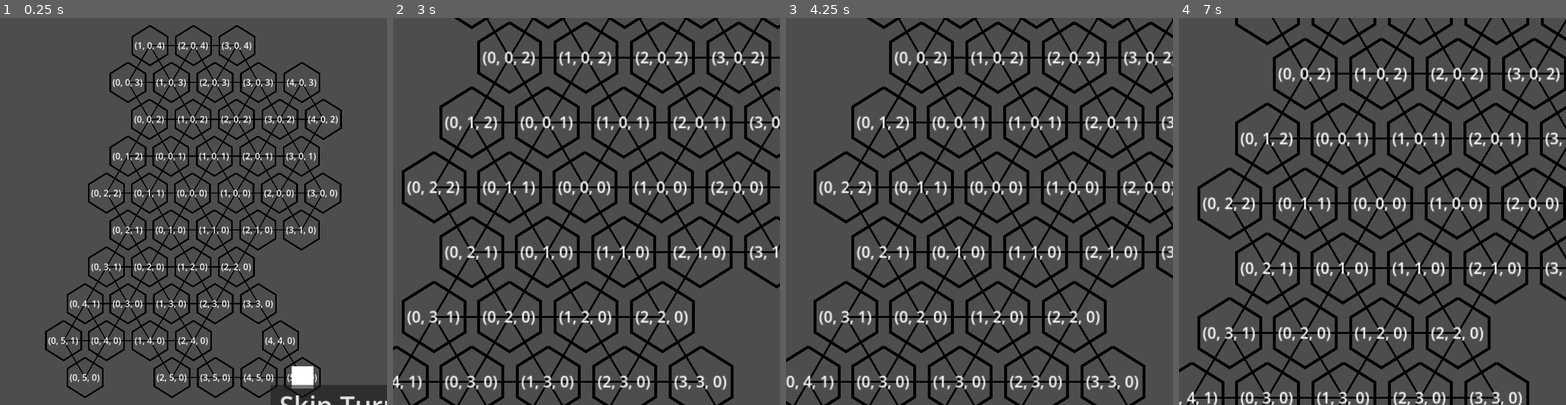
Above: before the commit, frames 1-4 (left to right).
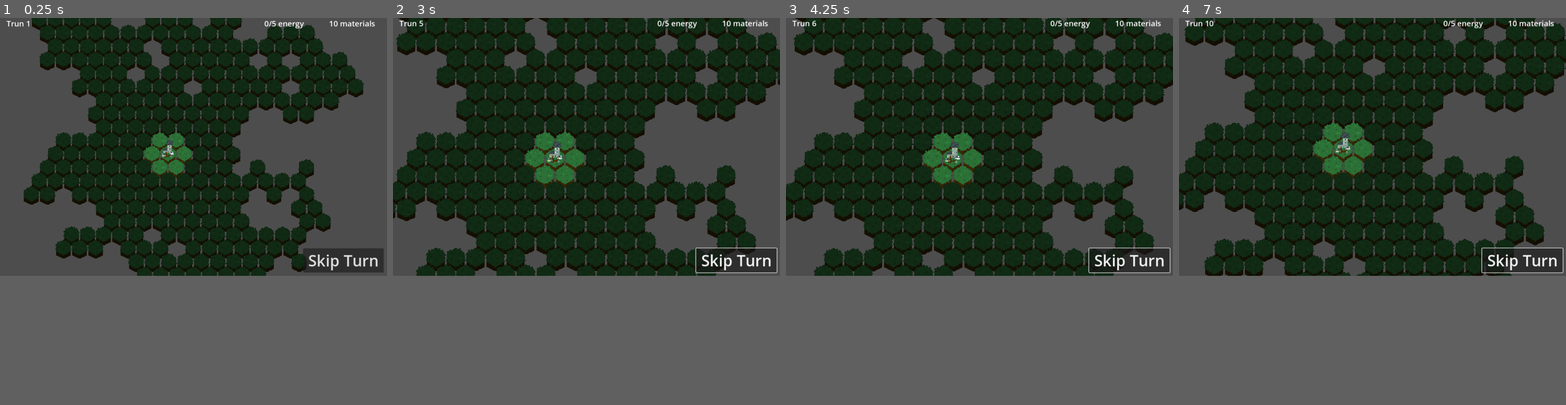
Above: after the commit, the same moments.

Repository: KlaimP/GameJam2.0
Game: Godot game, scene res://main.tscn
Two runs of this game, one before a commit and one after it. Both use one fixed random seed, a clock stepped at 60 frames per second and the inputs below.
Inputs (mouse positions are in pixels of both pictures, inside the frame that each line leads up to):
- Up to frame 1 (0.25 s): no input
- Up to frame 2 (3 s): click (737, 381) at 0.5 s, where only the run after the commit has a clickable "Skip Turn"; click (737, 381) at 1.25 s, where only the run after the commit has a clickable "Skip Turn"; click (737, 381) at 2 s, where only the run after the commit has a clickable "Skip Turn"; tap Enter at 2.75 s; move the mouse to (586, 192) at 2.77 s; tap Mouse wheel up (cam_zoom_in) at 2.85 s; click (586, 192) at 2.92 s
- Up to frame 3 (4.25 s): tap Mouse wheel down (cam_zoom_out) at 3.05, 3.6 s; tap Space at 3.5 s; move the mouse to (936, 192) at 3.52 s; click (936, 192) at 3.67 s; tap Mouse wheel up (cam_zoom_in) at 3.8 s
- Up to frame 4 (7 s): tap Enter at 4.25, 5.75 s; move the mouse to (1237, 188) at 4.27 s; tap Mouse wheel up (cam_zoom_in) at 4.35, 5.3, 6.8 s; click (1237, 188) at 4.42 s; tap Mouse wheel down (cam_zoom_out) at 4.55, 5.1, 6.05 s; tap Space at 5, 6.5 s; move the mouse to (1306, 157) at 5.02 s; click (1306, 157) at 5.17 s; move the mouse to (1318, 72) at 5.77 s; press the mouse at (1318, 72) at 5.78 s; move the mouse to (1349, 157) at 6.52 s; release the mouse at (1349, 157) at 6.53 s; right-click (1349, 157) at 6.6 s; click (1349, 157) at 6.67 s
In our replay, the window is 800x800 before the commit and 800x533 after it. These sizes can differ from the game's own. Grey fills any space a smaller window leaves; there, only what the larger window draws over its background counts as a difference.

The runs differ from the first frame. In frame 1, 44% of the frame differs, in the area x 1-100%, y 0-100%; in frame 2, 55%, in the area x 0-100%, y 0-100%; in frame 3, 55%; in frame 4, 55%.

Commit message:
я сделаль

Diff:
--- a/Dark.gd
+++ b/Dark.gd
@@ -7,6 +7,8 @@
 var darkPower: float = 0.5
 var futureInfectChance = 0.7
 var infectChance = 0.0
+
+var playedTurns = 0
 
 var infectedTiles: Array
 var futureInfectedTiles: Array
@@ -31,6 +33,8 @@
 
 
 func infect():
+	playedTurns += 1
+	darkPower += playedTurns%10 * 0.5
 	for tile in futureInfectedTiles:
 		if tile.lightPower < calculate_dark(tile):
 			if randf() < infectChance: continue
@@ -65,10 +69,14 @@
 	if tile.futureDark != null:
 		tile.futureDark.queue_free()
 		tile.futureDark = null
+	if tile.building != null:
+		tile.building.destroy()
+		tile.building = null
 	var infectedTile = darkScene.instantiate()
 	tile.add_child(infectedTile)
 	tile.dark = infectedTile
 	infectedTiles.append(tile)
+	tile.set_light(-1)
 
 func future_infect_tile(tile):
 	var infectedTile = futureDarkScene.instantiate()
--- /dev/null
+++ b/TurnLabel.gd
@@ -0,0 +1,7 @@
+extends Label
+
+func _ready():
+	EventBus.change_turn_label.connect(change_label)
+
+func change_label(value):
+	text = "Trun " + str(value)
--- a/camera.gd
+++ b/camera.gd
@@ -1,7 +1,7 @@
 extends Camera2D
 
 
-var zoomStep: float = 0.75
+var zoomStep: float = 0.9
 var zoomMax: float = 0.75
 var zoomMin: float = 2.0
 
@@ -16,7 +16,15 @@
 
 var zoomDefault: float = 1.5
 
-
+@onready var buttonSkipTurn: Button = $UI/SkipTurnButton
+@onready var labelEnegrgy: Label = $UI/Energy
+@onready var labelMaterial: Label = $UI/Materials
+@onready var labelTurn: Label = $UI/TurnLabel
+@onready var buildMenu = $"../BuildMenu"
+var buttonSkipTurnPos: Vector2 = Vector2(340, 315)
+var labelEnegrgyPos: Vector2 = Vector2(220, -400)
+var labelMaterialPos: Vector2 = Vector2(420, -400)
+var labelTurnPos: Vector2 = Vector2(-580, -400)
 
 
 
@@ -25,6 +33,18 @@
 	EventBus.calculate_edges.connect(set_edges)
 	check_position()
 
+
+func set_ui():
+	var backZoom = Vector2(1/zoom.x, 1/zoom.y)
+	buildMenu.scale = backZoom
+	buttonSkipTurn.scale = backZoom
+	buttonSkipTurn.position = buttonSkipTurnPos * backZoom
+	labelEnegrgy.scale = backZoom
+	labelEnegrgy.position = labelEnegrgyPos * backZoom
+	labelMaterial.scale = backZoom
+	labelMaterial.position = labelMaterialPos * backZoom
+	labelTurn.scale = backZoom
+	labelTurn.position = labelTurnPos * backZoom
 
 func set_edges(arr: Array):
 	var posVec = arr[0]
@@ -35,6 +55,7 @@
 	edgeDown = posVec.y + edgeOffset
 	set_center()
 	set_zoom_settings()
+	set_ui()
 
 func set_center():
 	gameCenter = Vector2((edgeLeft + edgeRight)/2, (edgeUp + edgeDown)/2)
@@ -95,12 +116,15 @@
 	var mouse_pos = get_global_mouse_position()
 
 	zoom *= pow(zoomStep, zooming)
+	set_ui()
 
 	if zoom < Vector2(zoomMax, zoomMax):
 		zoom = Vector2(zoomMax, zoomMax)
+		set_ui()
 		return
 	if zoom > Vector2(zoomMin, zoomMin):
 		zoom = Vector2(zoomMin, zoomMin)
+		set_ui()
 		return
 
 	position = lerp(position, mouse_pos, (zoomStep-1) * zooming)
--- a/components/BuildMenu.gd
+++ b/components/BuildMenu.gd
@@ -20,6 +20,7 @@
 
 func _on_create_factory_pressed():
 	if !castle.take_materials(price[0]):
+		self.hide()
 		print("Not have material")
 		return
 	choosedTile.set_build(1)
@@ -28,6 +29,7 @@
 
 func _on_create_light_pressed():
 	if !castle.take_materials(price[1]):
+		self.hide()
 		print("Not have material")
 		return
 	choosedTile.set_build(2)
@@ -36,6 +38,7 @@
 
 func _on_create_generator_pressed():
 	if !castle.take_materials(price[2]):
+		self.hide()
 		print("Not have material")
 		return
 	choosedTile.set_build(3)
--- a/components/Castle.gd
+++ b/components/Castle.gd
@@ -4,19 +4,35 @@
 var maxEnergy := 5
 var consumedEnergy := 0
 var price := 2
+var playedTurns = 0
+
+var lightPower = 2
+var tile
 
 func _ready():
 	EventBus.castle = self
 	EventBus.start_turn.connect(start_turn)
 	EventBus.end_turn.connect(end_turn)
 
+func light_around(value):
+	tile.change_light(lightPower * value)
+	for neigh in tile.connectedTiles:
+		neigh.change_light(lightPower* value)
+
+func destroy():
+	light_around(-1)
+	print("destroy")
+
+func _process(delta):
+	change_labels()
+
 func add_materials(materials):
 	curMaterials += materials
 
 func take_materials(needed_materials):
-	if needed_materials > curMaterials:
+	if curMaterials - needed_materials < 0:
 		return false
-	curMaterials-=needed_materials
+	curMaterials -= needed_materials
 	return true
 
 func take_energy(needed_energy):
@@ -40,6 +56,8 @@
 
 func start_turn():
 	change_labels()
+	playedTurns += 1
+	EventBus.change_turn_label.emit(playedTurns)
 
 func end_turn():
 	change_labels()
--- a/components/Castle.tscn
+++ b/components/Castle.tscn
@@ -1,6 +1,13 @@
-[gd_scene load_steps=2 format=3 uid="uid://3a10edeyb0tr"]
+[gd_scene load_steps=3 format=3 uid="uid://3a10edeyb0tr"]
 
 [ext_resource type="Script" path="res://components/Castle.gd" id="1_a7q43"]
+[ext_resource type="Texture2D" uid="uid://dni106voqawuc" path="res://assets/house.png" id="2_pk7un"]
 
 [node name="Castle" type="Node2D"]
 script = ExtResource("1_a7q43")
+
+[node name="Sprite2D" type="Sprite2D" parent="."]
+texture_filter = 1
+position = Vector2(0, -20)
+scale = Vector2(2, 2)
+texture = ExtResource("2_pk7un")
--- a/components/Factory.gd
+++ b/components/Factory.gd
@@ -7,8 +7,12 @@
 
 func _ready():
 	castle = EventBus.castle
-	EventBus.start_turn.connect(turn)
+	EventBus.end_turn.connect(turn)
 	work=working()
+
+func destroy():
+	castle.return_energy(energyConsum)
+	queue_free()
 
 func turn():
 	castle.add_materials(materialGeneration)
--- a/components/Factory.tscn
+++ b/components/Factory.tscn
@@ -1,6 +1,13 @@
-[gd_scene load_steps=2 format=3 uid="uid://o0hpgu7canck"]
+[gd_scene load_steps=3 format=3 uid="uid://o0hpgu7canck"]
 
 [ext_resource type="Script" path="res://components/Factory.gd" id="1_4pxo3"]
+[ext_resource type="Texture2D" uid="uid://dfhqanny112yx" path="res://assets/factory.png" id="2_wcfoj"]
 
 [node name="Factory" type="Node2D"]
 script = ExtResource("1_4pxo3")
+
+[node name="Sprite2D" type="Sprite2D" parent="."]
+texture_filter = 1
+position = Vector2(0, -10)
+scale = Vector2(2, 2)
+texture = ExtResource("2_wcfoj")
--- a/components/Light.gd
+++ b/components/Light.gd
@@ -1,9 +1,13 @@
 extends Node2D
+
+var tile
 
 var work := false
 var levelLight := 1;
 var energyConsum := 1;
 var castle;
+
+var lightPower = 1
 
 
 func _ready():
@@ -11,9 +15,22 @@
 	castle = EventBus.castle
 	work = working()
 
+func destroy():
+	castle.return_energy(energyConsum)
+	light_around(-1)
+	queue_free()
+
+func light_around(value):
+	tile.change_light(lightPower * value)
+	for neigh in tile.connectedTiles:
+		neigh.change_light(lightPower* value)
+
 func start_turn():
 	if !work:
-		work=working()
+		work = working()
+		light_around(1)
+
+
 
 func working() -> bool:
 	var _get = castle.take_energy(energyConsum)
--- a/components/Light.tscn
+++ b/components/Light.tscn
@@ -1,6 +1,13 @@
-[gd_scene load_steps=2 format=3 uid="uid://7xskhioo43bm"]
+[gd_scene load_steps=3 format=3 uid="uid://7xskhioo43bm"]
 
-[ext_resource type="Script" path="res://Components/Light.gd" id="1_c721d"]
+[ext_resource type="Script" path="res://components/Light.gd" id="1_5g1hr"]
+[ext_resource type="Texture2D" uid="uid://co53m5p2v24tj" path="res://assets/lamp.png" id="2_sqrrm"]
 
 [node name="Light" type="Node2D"]
-script = ExtResource("1_c721d")
+script = ExtResource("1_5g1hr")
+
+[node name="Sprite2D" type="Sprite2D" parent="."]
+texture_filter = 1
+position = Vector2(0, -20)
+scale = Vector2(2, 2)
+texture = ExtResource("2_sqrrm")
--- a/components/LightGenerator.gd
+++ b/components/LightGenerator.gd
@@ -8,6 +8,10 @@
 	castle = EventBus.castle
 	working()
 
+func destroy():
+	destroyed()
+	queue_free()
+
 func working():
 	castle.add_energy(energyGeneration)
 
--- a/components/LightGenerator.tscn
+++ b/components/LightGenerator.tscn
@@ -1,6 +1,13 @@
-[gd_scene load_steps=2 format=3 uid="uid://b6if3cjqhfhsr"]
+[gd_scene load_steps=3 format=3 uid="uid://b6if3cjqhfhsr"]
 
 [ext_resource type="Script" path="res://components/LightGenerator.gd" id="1_acucl"]
+[ext_resource type="Texture2D" uid="uid://p0dte3ltkhkp" path="res://assets/generator.png" id="2_75uuj"]
 
 [node name="LightGenerator" type="Node2D"]
 script = ExtResource("1_acucl")
+
+[node name="Sprite2D" type="Sprite2D" parent="."]
+texture_filter = 1
+position = Vector2(0, -18)
+scale = Vector2(2, 2)
+texture = ExtResource("2_75uuj")
--- a/main.tscn
+++ b/main.tscn
@@ -1,20 +1,21 @@
-[gd_scene load_steps=8 format=3 uid="uid://bqepsxv2y24uo"]
+[gd_scene load_steps=9 format=3 uid="uid://bqepsxv2y24uo"]
 
 [ext_resource type="Script" path="res://map/map.gd" id="1_n1bfs"]
 [ext_resource type="Script" path="res://camera.gd" id="2_2xbfh"]
 [ext_resource type="Script" path="res://scripts/LabelEnergy.gd" id="2_mnvyg"]
-[ext_resource type="PackedScene" uid="uid://banikacfenxpm" path="res://components/BuildMenu.tscn" id="2_x1yqp"]
+[ext_resource type="PackedScene" uid="uid://dubcd60cprcpp" path="res://components/BuildMenu.tscn" id="2_x1yqp"]
 [ext_resource type="Script" path="res://scripts/LabelMaterial.gd" id="3_4ggbr"]
 [ext_resource type="Script" path="res://Dark.gd" id="3_jrs5i"]
+[ext_resource type="Script" path="res://TurnLabel.gd" id="4_q0d2s"]
 [ext_resource type="Script" path="res://SkipTurnButton.gd" id="4_qmleu"]
 
 [node name="Main" type="Node2D"]
 
 [node name="Camera2D" type="Camera2D" parent="."]
+z_index = 100
 script = ExtResource("2_2xbfh")
 
 [node name="UI" type="Control" parent="Camera2D"]
-z_index = 2
 layout_mode = 3
 anchors_preset = 15
 anchor_right = 1.0
@@ -24,27 +25,37 @@
 
 [node name="Energy" type="Label" parent="Camera2D/UI"]
 layout_mode = 0
-offset_left = 472.0
-offset_top = -319.0
-offset_right = 543.0
-offset_bottom = -296.0
+offset_left = 315.0
+offset_top = -389.0
+offset_right = 386.0
+offset_bottom = -366.0
+theme_override_font_sizes/font_size = 24
 text = "Energy: 0"
 script = ExtResource("2_mnvyg")
 
 [node name="Materials" type="Label" parent="Camera2D/UI"]
 layout_mode = 0
-offset_left = 474.0
-offset_top = -285.0
-offset_right = 545.0
-offset_bottom = -262.0
+offset_left = 178.0
+offset_top = -387.0
+offset_right = 269.0
+offset_bottom = -364.0
+theme_override_font_sizes/font_size = 24
 text = "Materials: 0"
 script = ExtResource("3_4ggbr")
 
+[node name="TurnLabel" type="Label" parent="Camera2D/UI"]
+layout_mode = 0
+offset_right = 40.0
+offset_bottom = 23.0
+theme_override_font_sizes/font_size = 24
+text = "Turn 1"
+script = ExtResource("4_q0d2s")
+
 [node name="SkipTurnButton" type="Button" parent="Camera2D/UI"]
 layout_mode = 0
-offset_left = 140.0
+offset_left = 340.0
 offset_top = 315.0
-offset_right = 390.0
+offset_right = 590.0
 offset_bottom = 390.0
 theme_override_font_sizes/font_size = 48
 text = "Skip Turn"
@@ -53,10 +64,11 @@
 [node name="Map" type="Node2D" parent="."]
 script = ExtResource("1_n1bfs")
 
-[node name="BuildMenu" parent="." instance=ExtResource("2_x1yqp")]
-visible = false
-
 [node name="Dark" type="Node2D" parent="."]
 script = ExtResource("3_jrs5i")
 
+[node name="BuildMenu" parent="." instance=ExtResource("2_x1yqp")]
+visible = false
+z_index = 100
+
 [connection signal="pressed" from="Camera2D/UI/SkipTurnButton" to="Camera2D/UI/SkipTurnButton" method="_on_pressed"]
--- a/map/map.gd
+++ b/map/map.gd
@@ -2,25 +2,26 @@
 
 
 var TILE_SIZE = 32
-var TILE_SPACING = 15
+var TILE_SPACING = 5
 var TILE_X_OFFSET: float = TILE_SIZE*2
 var TILE_Y_OFFSET: float = 52
 var TILE_XY_OFFSET: float = TILE_SIZE
 
 var sizeField = 9
 
-var chanceGenerate = 0.8
-var chanceSkip = 0.4
+var chanceGenerate = 0.6
+var chanceSkip = 0.5
+var chanceGenerateStep = 0.0
 
 # Map Size: [Min  Diameter, Max Diameter, Min Number of Tiles, Max Number of Tiles]
 var genSizeSettings: Dictionary = {
 	0: [1, 4, 32, 40],
 	1: [2, 6, 45, 80],
-	2: [4, 10, 90, 120],
-	3: [7, 15, 200, 350]
+	2: [3, 10, 90, 120],
+	3: [4, 15, 200, 350]
 }
 var numberGenerated: int = 0
-var choosedSize: int = 1
+var choosedSize: int = 3
 
 
 @onready var tileScene: PackedScene = load("res://map/tile.tscn")
@@ -32,11 +33,16 @@
 
 func _ready():
 	random_generator()
+	set_z_index_in_tiles()
 	connect_neighbors()
 	tiles[Vector3(0,0,0)].set_build(0)
 	EventBus.calculate_edges.emit(find_edges())
 
 
+
+func set_z_index_in_tiles():
+	for tile in tiles.values():
+		tile.z_index = tile.tilePosition.y - tile.tilePosition.z
 
 func random_generator():
 	create_tiles_around(set_tile(Vector3.ZERO))
@@ -74,7 +80,9 @@
 
 func create_tiles_around(tile):
 	if numberGenerated > genSizeSettings[choosedSize][3]: return
+	var n = 0
 	for neigTile in generate_neighbor_positions(tile.tilePosition):
+		n += 1
 		if genSizeSettings[choosedSize][1] <= find_max_coord(neigTile):
 			continue
 		if find_max_coord(neigTile) <= genSizeSettings[choosedSize][0]:
@@ -83,7 +91,7 @@
 			create_tiles_around(set_tile(neigTile))
 			continue
 		if randf() < chanceGenerate:
-			if randf() > chanceSkip: continue
+			if randf() > (chanceSkip + chanceGenerateStep * n * randi_range(0,2)): continue
 			if tiles.has(neigTile):
 				continue
 			create_tiles_around(set_tile(neigTile))
@@ -109,7 +117,7 @@
 func connect_neighbors():
 	for tile in tiles.values():
 		tile.connectedTiles = find_neighbors(tile.tilePosition)
-		tile.draw_line_to_tile()
+		#tile.draw_line_to_tile()
 
 
 func generate_neighbor_positions(pos: Vector3) -> Array:
--- a/map/tile.gd
+++ b/map/tile.gd
@@ -3,7 +3,7 @@
 @onready var buildScene: PackedScene = load("res://components/Build.tscn")
 @onready var lineToTile: Line2D = $LineToTile
 
-var lightPower: float = 0
+var lightPower: int = 0
 var building: Build
 var dark
 var futureDark
@@ -19,6 +19,28 @@
 func _ready():
 	EventBus.end_turn.connect(func(): isYourTurn = false)
 	EventBus.start_turn.connect(func(): isYourTurn = true)
+	$Sprite2D.texture = load("res://assets/tile_"+str(randi_range(1,3))+".png")
+	set_light(0)
+
+
+func set_light(value):
+	lightPower = -1 if value < -1 else 3 if value > 3 else value
+	change_color()
+
+func change_light(value):
+	lightPower += value
+	lightPower = -1 if lightPower < -1 else 3 if lightPower > 3 else lightPower
+	change_color()
+
+
+func change_color():
+	match lightPower:
+		-1: $Sprite2D.modulate = Color(0.1,0.1,0.1,1.0)
+		0: $Sprite2D.modulate = Color(0.3, 0.3, 0.3, 1.0)
+		1: $Sprite2D.modulate = Color(0.6, 0.6, 0.6, 1.0)
+		2: $Sprite2D.modulate = Color(0.8, 0.8, 0.8, 1.0)
+		3: $Sprite2D.modulate = Color(1.0, 1.0, 1.0, 1.0)
+
 
 func draw_line_to_tile():
 	lineToTile.points.clear()
--- a/map/tile.tscn
+++ b/map/tile.tscn
@@ -1,23 +1,33 @@
-[gd_scene load_steps=2 format=3 uid="uid://jn084xamggcv"]
+[gd_scene load_steps=3 format=3 uid="uid://jn084xamggcv"]
 
 [ext_resource type="Script" path="res://map/tile.gd" id="1_37ym6"]
+[ext_resource type="Texture2D" uid="uid://cljv8sqv28dh2" path="res://assets/tile_1.png" id="2_ne8tf"]
 
 [node name="Tile" type="Area2D"]
 script = ExtResource("1_37ym6")
+
+[node name="Sprite2D" type="Sprite2D" parent="."]
+texture_filter = 1
+position = Vector2(0, 6)
+scale = Vector2(2.2, 2.2)
+texture = ExtResource("2_ne8tf")
 
 [node name="CollisionPolygon2D" type="CollisionPolygon2D" parent="."]
 polygon = PackedVector2Array(0, -36, 32, -16, 32, 16, 0, 36, -32, 16, -32, -16)
 
 [node name="Line2D" type="Line2D" parent="."]
+visible = false
 points = PackedVector2Array(0, -36, 32, -16, 32, 16, 0, 36, -32, 16, -32, -16, 0, -36)
 width = 3.0
 default_color = Color(0, 0, 0, 1)
 
 [node name="LineToTile" type="Line2D" parent="."]
+visible = false
 width = 2.0
 default_color = Color(0, 0, 0, 1)
 
 [node name="Label" type="Label" parent="."]
+visible = false
 offset_left = -30.0
 offset_top = -15.0
 offset_right = 30.0
--- a/project.godot
+++ b/project.godot
@@ -21,7 +21,7 @@
 
 [display]
 
-window/size/viewport_width=800
+window/size/viewport_width=1200
 window/size/viewport_height=800
 window/size/resizable=false
 
--- a/scripts/Build.gd
+++ b/scripts/Build.gd
@@ -5,20 +5,37 @@
 
 @export var type : Type
 
+var build
+
 @onready var castle: PackedScene = load("res://components/Castle.tscn")
 @onready var factory: PackedScene = load("res://components/Factory.tscn")
 @onready var light: PackedScene = load("res://components/Light.tscn")
 @onready var generator: PackedScene = load("res://components/LightGenerator.tscn")
 
+func destroy():
+	build.destroy()
+	queue_free()
+
 func set_build(value):
 	type = value
 	match value:
 		Type.CASTLE:
-			add_child(castle.instantiate())
-			EventBus.start_turn.emit()
+			var newBuild = castle.instantiate()
+			build = newBuild
+			add_child(newBuild)
+			newBuild.tile = get_parent()
+			newBuild.light_around(1)
 		Type.FACTORY:
-			add_child(factory.instantiate())
+			var newBuild = factory.instantiate()
+			build = newBuild
+			add_child(newBuild)
 		Type.LUMINAIRE:
-			add_child(light.instantiate())
+			var newBuild = light.instantiate()
+			build = newBuild
+			add_child(newBuild)
+			newBuild.tile = get_parent()
+			newBuild.light_around(1)
 		Type.GENERATOR:
-			add_child(generator.instantiate())
+			var newBuild = generator.instantiate()
+			build = newBuild
+			add_child(newBuild)
--- a/scripts/EventBus.gd
+++ b/scripts/EventBus.gd
@@ -9,6 +9,7 @@
 
 signal change_energy_label(energy)
 signal change_materials_label(materials)
+signal change_turn_label(turn)
 
 signal end_turn
 signal start_turn
